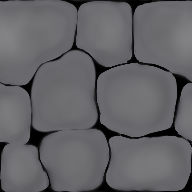
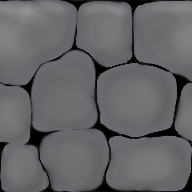
Before/after of a 192×192 layered artwork. What changed in the layer stack:
painted on "Paint Layer 2" over [0, 0, 192, 192]
